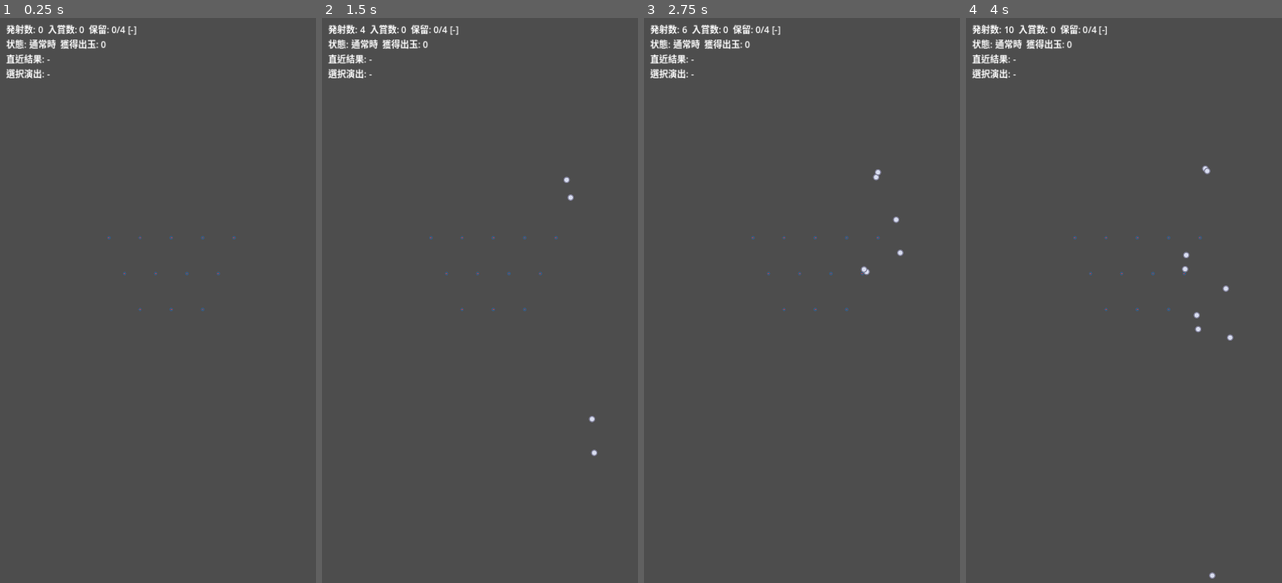
Above: before the commit, frames 1-4 (left to right).
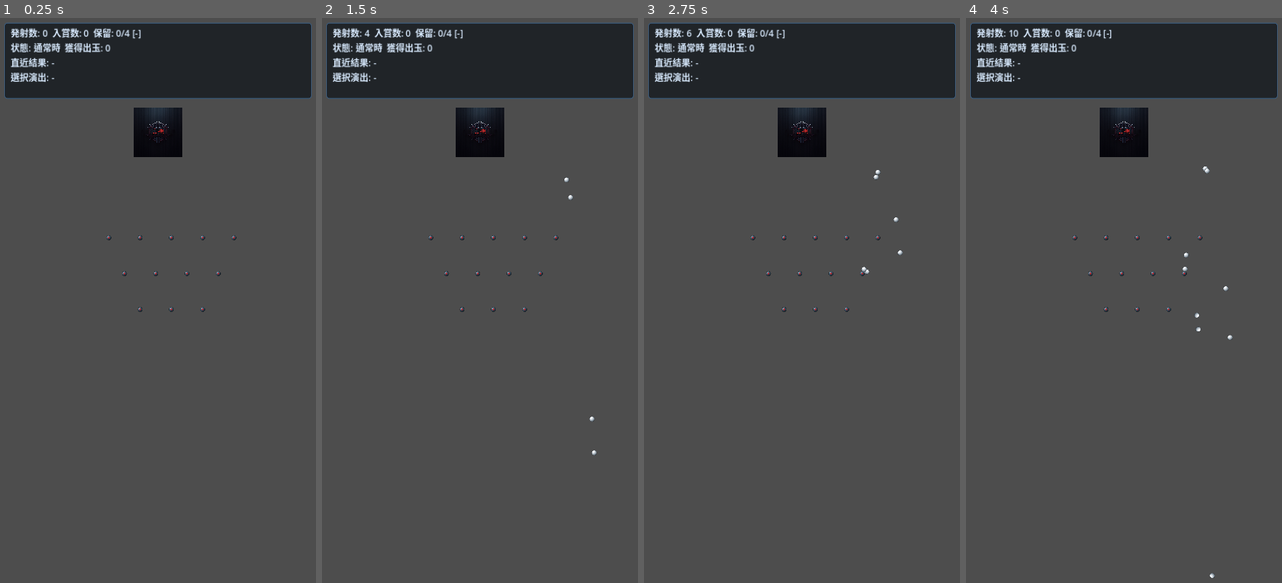
Above: after the commit, the same moments.

Repository: mtht90/crop
Game: Godot game, scene res://scenes/Main.tscn
Same seed, same stepped clock (60 frames per second), same inputs: the game is played once before the commit and once after it.
Inputs (mouse positions are in pixels of both pictures, inside the frame that each line leads up to):
- Up to frame 1 (0.25 s): no input
- Up to frame 2 (1.5 s): tap Enter at 0.5 s; move the mouse to (549, 272) at 0.52 s; hold Space (launch_ball) 0.53-1.28 s; click (549, 272) at 0.67 s; move the mouse to (416, 328) at 1.27 s; tap Space (launch_ball) at 1.35 s; click (416, 328) at 1.42 s
- Up to frame 3 (2.75 s): move the mouse to (833, 176) at 2.02 s; hold Space (launch_ball) from 2.03 s (still down); click (833, 176) at 2.17 s
- Up to frame 4 (4 s): move the mouse to (1108, 413) at 2.77 s; release Space (launch_ball) at 2.78 s; tap Space (launch_ball) at 2.85 s; click (1108, 413) at 2.92 s; move the mouse to (1221, 385) at 3.52 s; hold Space (launch_ball) from 3.53 s (still down); click (1221, 385) at 3.67 s

The runs differ from the first frame. In frame 1, 14% of the frame differs, in the area x 1-99%, y 0-53%; in frame 2, 14%; in frame 3, 14%; in frame 4, 14%, in the area x 1-99%, y 0-100%.

Commit message:
Add real art assets: logo, backgrounds, cut-ins, peg/ball sprites
Generate title logo and three background/cut-in images via Canva AI
(command room stage, jackpot awakening, SP-reach ally arrival), crop out
Canva's auto-inserted placeholder text with Pillow, and wire them into
Main.tscn:
- full-screen command-room background behind the board at all times
- ally-arrival overlay shown while the sp_reach_ally_cutin effect is the
  one selected for the current spin, hidden on spin resolve
- jackpot-awakening overlay shown for the duration of JackpotController's
  round sequence
- logo TextureRect at the top of the HUD, plus a StyleBoxFlat panel behind
  the debug label for readability over the new background

Also replace the peg/ball placeholder _draw() circles with actual SVG
sprites (assets/sprites/peg.svg, ball.svg).

docs/assets.md records provenance and two open items that need human
review before any release: the jackpot mecha art's resemblance to
existing robot-anime mecha designs, and unverified Canva commercial-use
licensing terms.

Co-Authored-By: Claude Sonnet 5 <noreply@anthropic.com>
Claude-Session: https://claude.ai/code/session_01Xa9hTTjiaH3qvi6Z4PM8ws

Diff:
--- /dev/null
+++ b/pachinko/assets/sprites/ball.svg
@@ -0,0 +1,12 @@
+<svg xmlns="http://www.w3.org/2000/svg" viewBox="0 0 32 32" width="32" height="32">
+  <defs>
+    <radialGradient id="ballChrome" cx="35%" cy="28%" r="80%">
+      <stop offset="0%" stop-color="#ffffff"/>
+      <stop offset="30%" stop-color="#e4e9ee"/>
+      <stop offset="65%" stop-color="#9aa6b0"/>
+      <stop offset="100%" stop-color="#3a434b"/>
+    </radialGradient>
+  </defs>
+  <circle cx="16" cy="16" r="14" fill="url(#ballChrome)" stroke="#232a30" stroke-width="1"/>
+  <ellipse cx="11" cy="9.5" rx="4.5" ry="3" fill="#ffffff" opacity="0.75"/>
+</svg>
--- /dev/null
+++ b/pachinko/assets/sprites/peg.svg
@@ -0,0 +1,17 @@
+<svg xmlns="http://www.w3.org/2000/svg" viewBox="0 0 32 32" width="32" height="32">
+  <defs>
+    <radialGradient id="pegBody" cx="35%" cy="30%" r="75%">
+      <stop offset="0%" stop-color="#8fa6b8"/>
+      <stop offset="45%" stop-color="#465a6c"/>
+      <stop offset="100%" stop-color="#141c24"/>
+    </radialGradient>
+    <radialGradient id="pegCore" cx="50%" cy="45%" r="60%">
+      <stop offset="0%" stop-color="#ff6b6b"/>
+      <stop offset="55%" stop-color="#b8232f"/>
+      <stop offset="100%" stop-color="#4a0d12"/>
+    </radialGradient>
+  </defs>
+  <circle cx="16" cy="16" r="15" fill="url(#pegBody)" stroke="#0a0e12" stroke-width="1"/>
+  <circle cx="16" cy="16" r="6" fill="url(#pegCore)"/>
+  <circle cx="12" cy="11" r="3" fill="#ffffff" opacity="0.35"/>
+</svg>
--- a/pachinko/scenes/Ball.tscn
+++ b/pachinko/scenes/Ball.tscn
@@ -1,7 +1,8 @@
-[gd_scene load_steps=4 format=3 uid="uid://ball_scene_001"]
+[gd_scene load_steps=5 format=3 uid="uid://ball_scene_001"]
 
 [ext_resource type="Script" path="res://scripts/Ball.gd" id="1"]
 [ext_resource type="PhysicsMaterial" path="res://resources/ball_physics_material.tres" id="2"]
+[ext_resource type="Texture2D" path="res://assets/sprites/ball.svg" id="3"]
 
 [sub_resource type="CircleShape2D" id="CircleShape2D_ball"]
 radius = 6.0
@@ -21,3 +22,7 @@
 
 [node name="CollisionShape2D" type="CollisionShape2D" parent="."]
 shape = SubResource("CircleShape2D_ball")
+
+[node name="Sprite2D" type="Sprite2D" parent="."]
+scale = Vector2(0.4, 0.4)
+texture = ExtResource("3")
--- a/pachinko/scenes/Main.tscn
+++ b/pachinko/scenes/Main.tscn
@@ -9,6 +9,10 @@
 [ext_resource type="Script" path="res://scripts/PegBoard.gd" id="7"]
 [ext_resource type="Script" path="res://scripts/lottery/SpinController.gd" id="8"]
 [ext_resource type="Script" path="res://scripts/lottery/JackpotController.gd" id="9"]
+[ext_resource type="Texture2D" path="res://assets/backgrounds/command_room.png" id="10"]
+[ext_resource type="Texture2D" path="res://assets/backgrounds/jackpot_awakening.png" id="11"]
+[ext_resource type="Texture2D" path="res://assets/backgrounds/ally_arrival.png" id="12"]
+[ext_resource type="Texture2D" path="res://assets/logo/fugaku_logo.png" id="13"]
 
 [sub_resource type="RectangleShape2D" id="RectangleShape2D_left"]
 size = Vector2(10, 1150)
@@ -19,8 +23,28 @@
 [sub_resource type="RectangleShape2D" id="RectangleShape2D_chucker"]
 size = Vector2(60, 16)
 
+[sub_resource type="StyleBoxFlat" id="StyleBoxFlat_hud"]
+bg_color = Color(0.06, 0.08, 0.1, 0.72)
+border_width_left = 2
+border_width_top = 2
+border_width_right = 2
+border_width_bottom = 2
+border_color = Color(0.23, 0.35, 0.47, 1)
+corner_radius_top_left = 6
+corner_radius_top_right = 6
+corner_radius_bottom_right = 6
+corner_radius_bottom_left = 6
+
 [node name="Main" type="Node2D"]
 script = ExtResource("1")
+
+[node name="Background" type="TextureRect" parent="."]
+anchors_preset = 15
+anchor_right = 1.0
+anchor_bottom = 1.0
+texture = ExtResource("10")
+expand_mode = 1
+stretch_mode = 6
 
 [node name="Board" type="Node2D" parent="."]
 
@@ -104,11 +128,45 @@
 
 [node name="UI" type="CanvasLayer" parent="."]
 
+[node name="Logo" type="TextureRect" parent="UI"]
+offset_left = 260.0
+offset_top = 210.0
+offset_right = 460.0
+offset_bottom = 320.0
+texture = ExtResource("13")
+expand_mode = 1
+stretch_mode = 5
+
+[node name="HudPanel" type="Panel" parent="UI"]
+offset_left = 16.0
+offset_top = 20.0
+offset_right = 704.0
+offset_bottom = 190.0
+theme_override_styles/panel = SubResource("StyleBoxFlat_hud")
+
 [node name="DebugLabel" type="Label" parent="UI"]
-offset_left = 20.0
-offset_top = 20.0
-offset_right = 700.0
-offset_bottom = 190.0
+offset_left = 30.0
+offset_top = 28.0
+offset_right = 690.0
+offset_bottom = 182.0
 theme_override_font_sizes/font_size = 20
-theme_override_colors/font_color = Color(1, 1, 1, 1)
+theme_override_colors/font_color = Color(0.85, 0.92, 1, 1)
 text = "発射数: 0  入賞数: 0  保留: 0/4"
+
+[node name="AllyArrivalOverlay" type="TextureRect" parent="UI"]
+visible = false
+anchors_preset = 15
+anchor_right = 1.0
+anchor_bottom = 1.0
+texture = ExtResource("12")
+expand_mode = 1
+stretch_mode = 6
+
+[node name="JackpotOverlay" type="TextureRect" parent="UI"]
+visible = false
+anchors_preset = 15
+anchor_right = 1.0
+anchor_bottom = 1.0
+texture = ExtResource("11")
+expand_mode = 1
+stretch_mode = 6
--- a/pachinko/scenes/Peg.tscn
+++ b/pachinko/scenes/Peg.tscn
@@ -1,7 +1,8 @@
-[gd_scene load_steps=4 format=3 uid="uid://peg_scene_001"]
+[gd_scene load_steps=5 format=3 uid="uid://peg_scene_001"]
 
 [ext_resource type="Script" path="res://scripts/Peg.gd" id="1"]
 [ext_resource type="PhysicsMaterial" path="res://resources/peg_physics_material.tres" id="2"]
+[ext_resource type="Texture2D" path="res://assets/sprites/peg.svg" id="3"]
 
 [sub_resource type="CircleShape2D" id="CircleShape2D_peg"]
 radius = 4.0
@@ -14,3 +15,7 @@
 
 [node name="CollisionShape2D" type="CollisionShape2D" parent="."]
 shape = SubResource("CircleShape2D_peg")
+
+[node name="Sprite2D" type="Sprite2D" parent="."]
+scale = Vector2(0.35, 0.35)
+texture = ExtResource("3")
--- a/pachinko/scripts/Ball.gd
+++ b/pachinko/scripts/Ball.gd
@@ -5,7 +5,6 @@
 signal ball_lost(ball: RigidBody2D)
 
 @export var out_of_bounds_y: float = 1400.0
-@export var radius: float = 6.0
 
 func _ready() -> void:
 	add_to_group("ball")
@@ -21,7 +20,3 @@
 	if global_position.y > out_of_bounds_y:
 		ball_lost.emit(self)
 		queue_free()
-
-func _draw() -> void:
-	draw_circle(Vector2.ZERO, radius, Color(0.85, 0.87, 0.94))
-	draw_arc(Vector2.ZERO, radius, 0.0, TAU, 24, Color(0.5, 0.5, 0.6), 1.0, true)
--- a/pachinko/scripts/GameManager.gd
+++ b/pachinko/scripts/GameManager.gd
@@ -19,6 +19,8 @@
 @onready var debug_label: Label = $UI/DebugLabel
 @onready var spin_controller: SpinController = $SpinController
 @onready var jackpot_controller: JackpotController = $JackpotController
+@onready var ally_arrival_overlay: TextureRect = $UI/AllyArrivalOverlay
+@onready var jackpot_overlay: TextureRect = $UI/JackpotOverlay
 
 var game_state: GameState
 var lottery_system: LotterySystem
@@ -48,6 +50,7 @@
 	game_state.mode_changed.connect(_on_mode_changed)
 	spin_controller.spin_started.connect(_on_spin_started)
 	spin_controller.spin_resolved.connect(_on_spin_resolved)
+	jackpot_controller.jackpot_started.connect(_on_jackpot_started)
 	jackpot_controller.round_started.connect(_on_round_started)
 	jackpot_controller.round_finished.connect(_on_round_finished)
 	jackpot_controller.jackpot_finished.connect(_on_jackpot_finished)
@@ -83,14 +86,20 @@
 	if effect != null:
 		var reliability: float = effect_selector.reliability_percent(effect)
 		last_effect_text = "%s (信頼度%.1f%%)" % [effect.display_name, reliability]
+		ally_arrival_overlay.visible = effect.id == "sp_reach_ally_cutin"
 	else:
 		last_effect_text = "-"
+		ally_arrival_overlay.visible = false
 	_update_debug_label()
 
 func _on_spin_resolved(result: LotteryResult) -> void:
 	last_result_text = "大当たり!" if result.is_jackpot else "ハズレ"
+	ally_arrival_overlay.visible = false
 	jackpot_controller.handle_spin_resolved(result)
 	_update_debug_label()
+
+func _on_jackpot_started(_result: LotteryResult) -> void:
+	jackpot_overlay.visible = true
 
 func _on_round_started(round_index: int, total_rounds: int) -> void:
 	round_status_text = "R%d/%d 消化中" % [round_index, total_rounds]
@@ -101,6 +110,7 @@
 
 func _on_jackpot_finished(result: LotteryResult) -> void:
 	round_status_text = ""
+	jackpot_overlay.visible = false
 	var zone_text: String = "確変突入" if result.enters_probability_zone else "時短突入"
 	last_result_text = "大当たり終了(%s)" % zone_text
 	_update_debug_label()
--- a/pachinko/scripts/Peg.gd
+++ b/pachinko/scripts/Peg.gd
@@ -4,11 +4,5 @@
 
 signal hit(peg: StaticBody2D, ball: Node)
 
-@export var radius: float = 4.0
-
 func notify_hit(ball: Node) -> void:
 	hit.emit(self, ball)
-
-func _draw() -> void:
-	draw_circle(Vector2.ZERO, radius, Color(0.23, 0.35, 0.47))
-	draw_circle(Vector2.ZERO, radius * 0.35, Color(0.82, 0.24, 0.24))
Binary file added: pachinko/assets/backgrounds/ally_arrival.png
Binary file added: pachinko/assets/backgrounds/command_room.png
Binary file added: pachinko/assets/backgrounds/jackpot_awakening.png
Binary file added: pachinko/assets/logo/fugaku_logo.png
Not shown: 1 places in pachinko/scenes/Main.tscn that only renumber resources
Not shown, changed: pachinko/README.md
Not shown, added: pachinko/docs/assets.md
